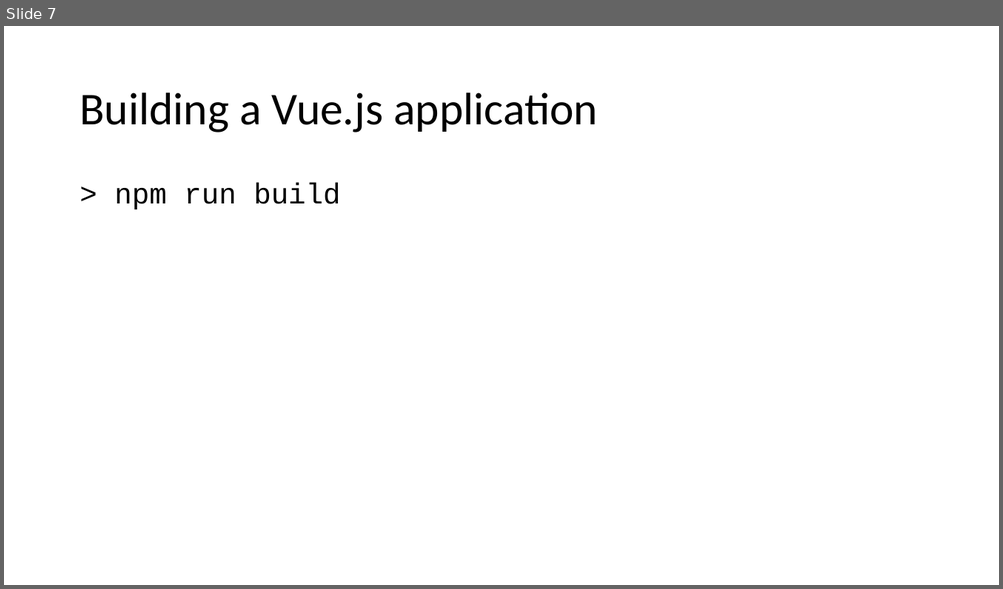
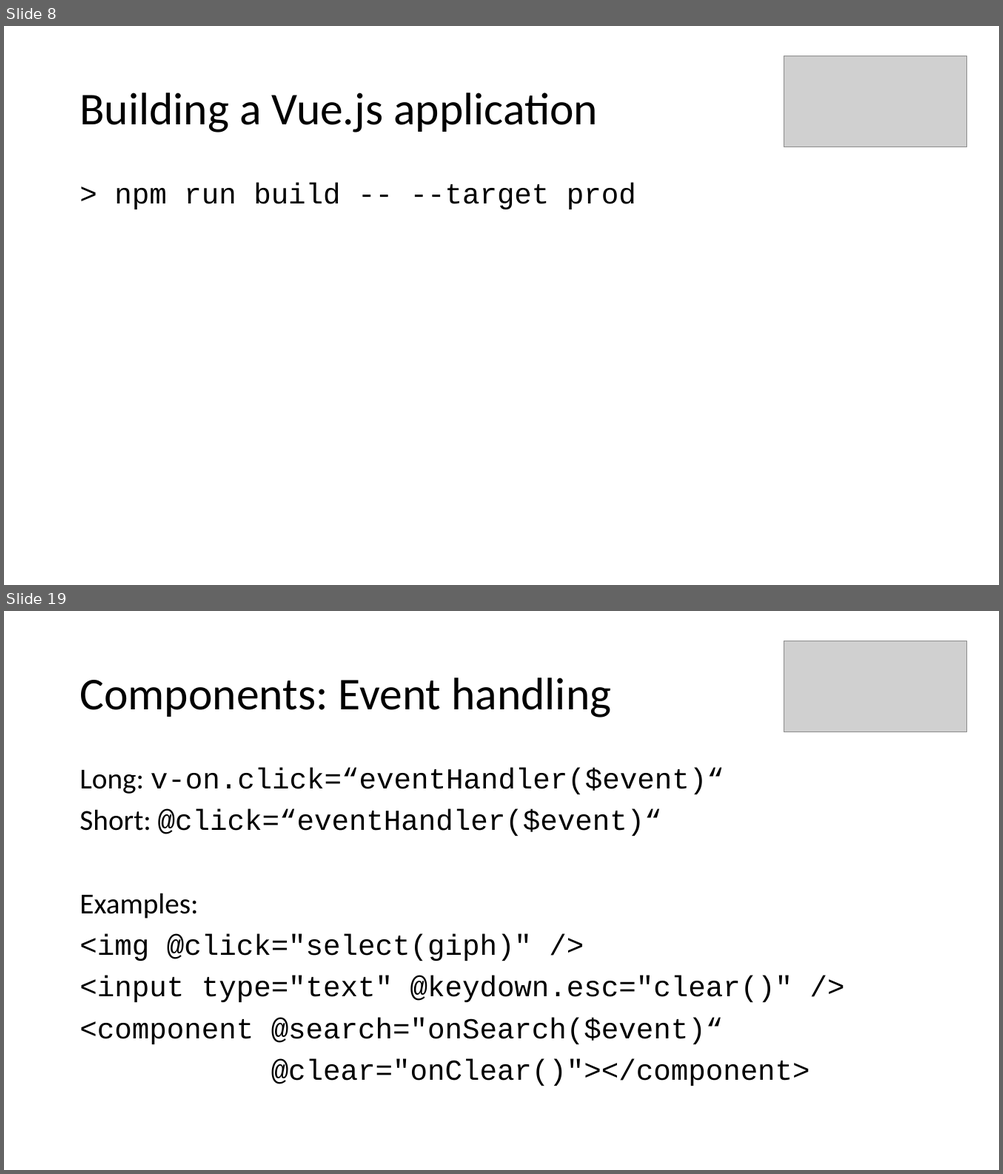
Before and after one commit to aljazsim/vue-masterclass-examples, a slide deck: Vuejs Masterclass.pptx. Shown one above the other, each under a label of ours: slide 7 before the commit, slides 8 and 19 after it; the slides between them are not shown. The pictures are 1003x589 and 1003x1174 pixels, drawn with LibreOffice and Linux fonts; fonts in the diff are those of the drawing; grey boxes stand for pictures. Boxes give left, top, right and bottom in pixels: in the first picture for what was removed or moved away, otherwise in the second. Text is boxed around its words. In the diff, an @@ line names an element or a change of style, - is before the commit and + after.

```diff
--- a/Vuejs Masterclass.pptx
+++ b/Vuejs Masterclass.pptx
@@ slide 19 added at <box>4,611,999,1170</box>, background #FFFFFF @@
@@ picture added at <box>784,641,967,732</box> @@
@@ title added at <box>79,678,611,718</box>, 44 pt, text #000000 @@
+Components: Event handling
@@ text added at <box>79,768,810,1086</box>, 28 pt, text #000000 @@
+Long: v-on.click=“eventHandler($event)“
+Short: @click=“eventHandler($event)“
+Examples:
+<img @click="select(giph)" />
+<input type="text" @keydown.esc="clear()" />
+<component @search="onSearch($event)“
+@clear="onClear()"></component>
@@ what was slide 7 is now slide 8 @@
@@ slide 8 changed as well @@
@@ picture added at <box>784,56,967,147</box> @@
@@ text at <box>114,183,636,210</box>: text changed @@
-> npm run build
+> npm run build -- --target prod
```
Also in this commit, not shown: 7 other slides changed, 31 other slides added, 1 other file.
